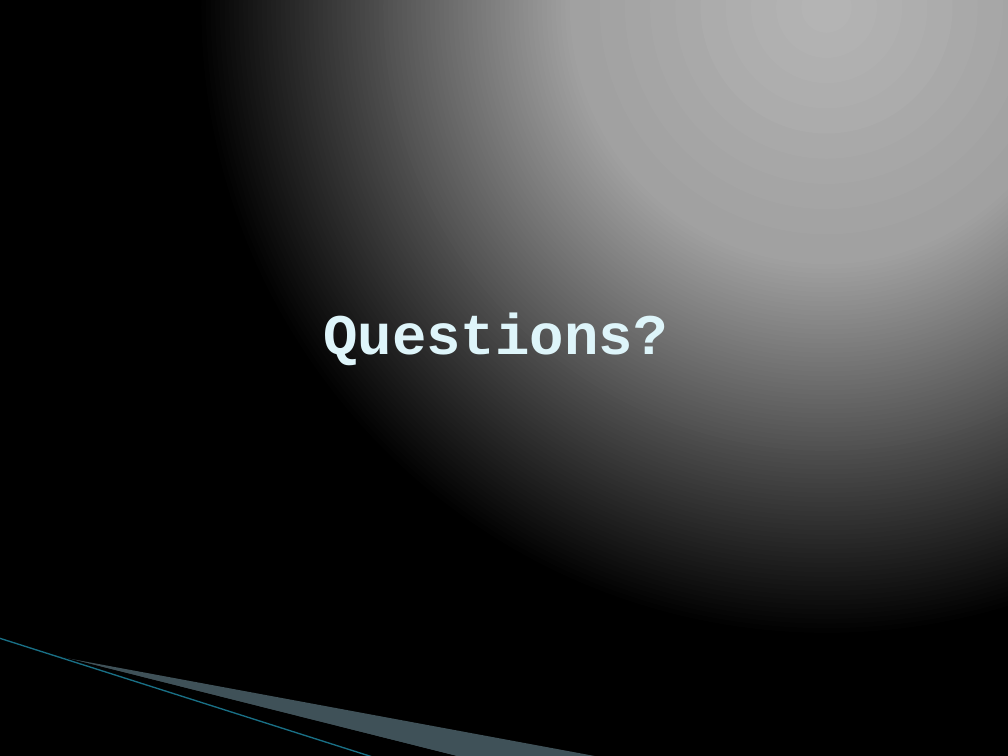
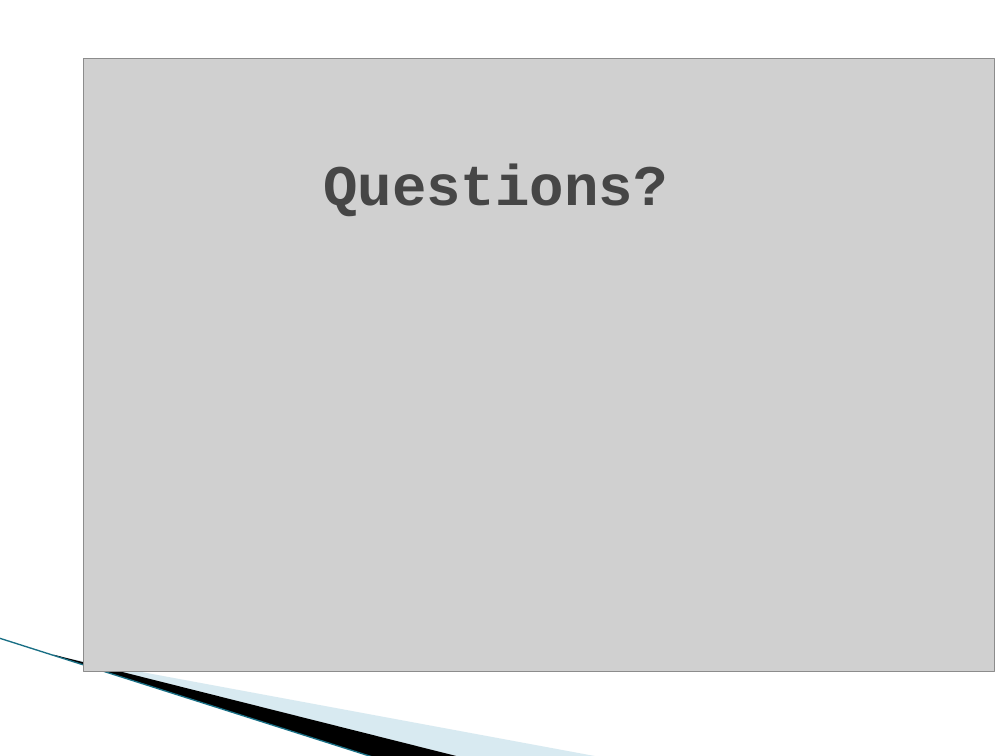
Before and after one commit to vfasburg/cse_848, a slide deck: slide 17 of project/848_Project_Presentation_Fasburg_Thomas.pptx (slide 11 before the commit). Drawn at 1008x756 pixels with LibreOffice and Linux fonts; fonts in the diff are those of the drawing; grey boxes stand for pictures; background and template pictures are left out. Boxes give left, top, right and bottom in pixels: in the first picture for what was removed or moved away, otherwise in the second. Text is boxed around its words. In the diff, an @@ line names an element or a change of style, - is before the commit and + after.

```diff
--- a/project/848_Project_Presentation_Fasburg_Thomas.pptx
+++ b/project/848_Project_Presentation_Fasburg_Thomas.pptx
@@ background gradient #B4B4B4 to #A2A2A2 to #000000 to #FFFFFF @@
@@ picture added at (84,58,994,671) @@
@@ text "Questions?": place and size @@
-text "Questions?" at (323,313,667,370)
+text "Questions?" at (323,163,667,216)
@@ text "Questions?" at (323,163,667,216): text colour #DEF5FA to #464646; vertical alignment middle to top @@
```
Also in this commit, not shown: 1 other slide changed, 7 slides added, 1 slide removed, 2 other files.
